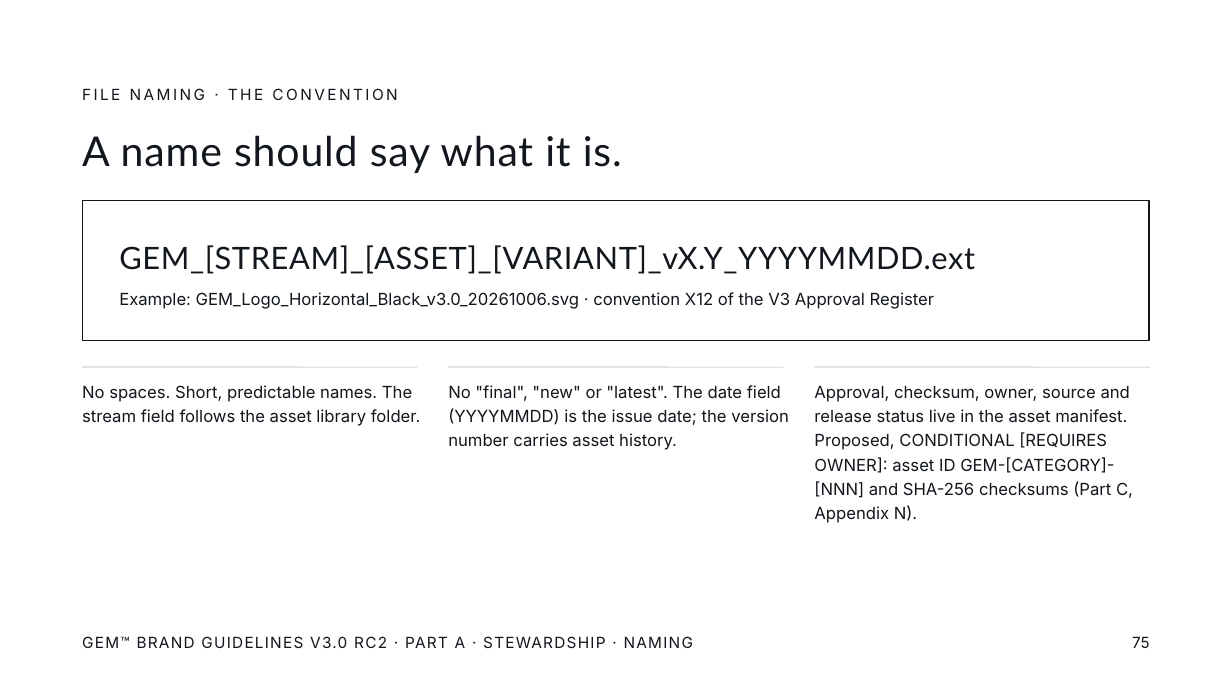
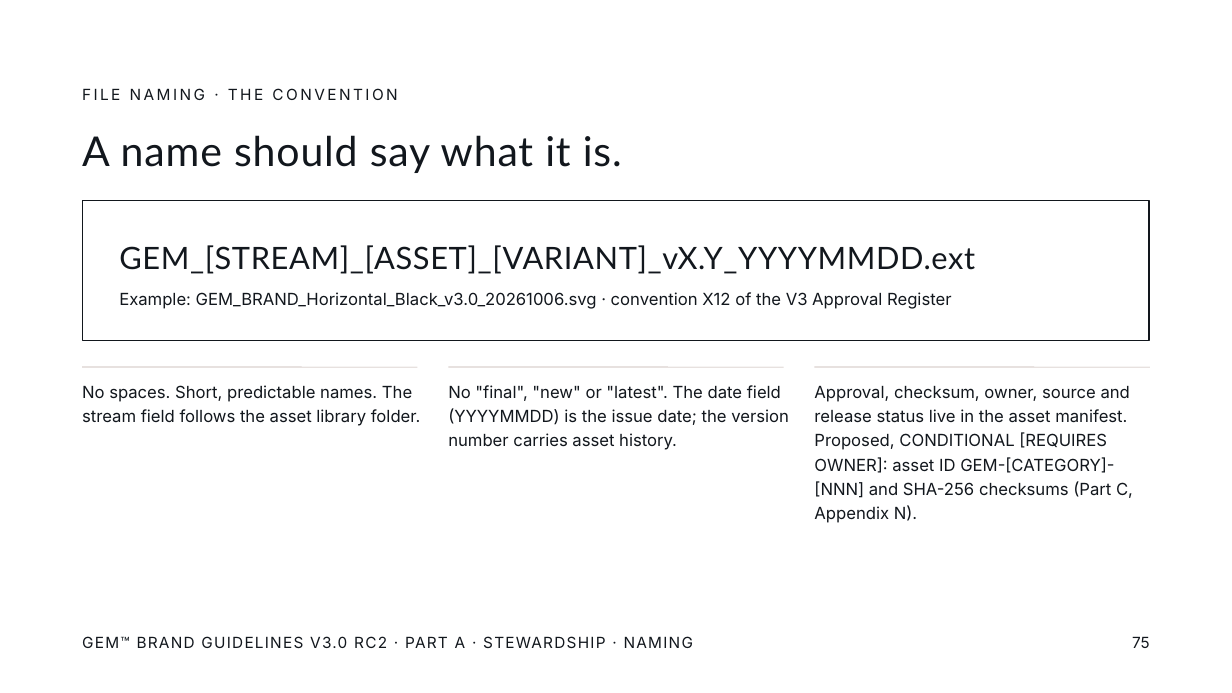
Before and after one commit to mish3labdul/GEM, a slide deck: slide 75 of GEM_V3.0_RC2_D3_Owner_Decision_Package/12_Candidate_Files/deck_candidates/GEM Brand Guidelines V3.0 — Part A — RC2 — D3 CANDIDATE (UNAPPROVED).pptx. Drawn at 1232x693 pixels with LibreOffice and Linux fonts; fonts in the diff are those of the drawing. Boxes give left, top, right and bottom in pixels: in the first picture for what was removed or moved away, otherwise in the second. Text is boxed around its words. In the diff, an @@ line names an element or a change of style, - is before the commit and + after.

```diff
--- a/GEM_V3.0_RC2_D3_Owner_Decision_Package/12_Candidate_Files/deck_candidates/GEM Brand Guidelines V3.0 — Part A — RC2 — D3 CANDIDATE (UNAPPROVED).pptx
+++ b/GEM_V3.0_RC2_D3_Owner_Decision_Package/12_Candidate_Files/deck_candidates/GEM Brand Guidelines V3.0 — Part A — RC2 — D3 CANDIDATE (UNAPPROVED).pptx
@@ text at (119,292,951,309): text changed @@
-Example: GEM_Logo_Horizontal_Black_v3.0_20261006.svg · convention X12 of the V3 Approval Register
+Example: GEM_BRAND_Horizontal_Black_v3.0_20261006.svg · convention X12 of the V3 Approval Register
```
Also in this commit, not shown: 25 other files.
